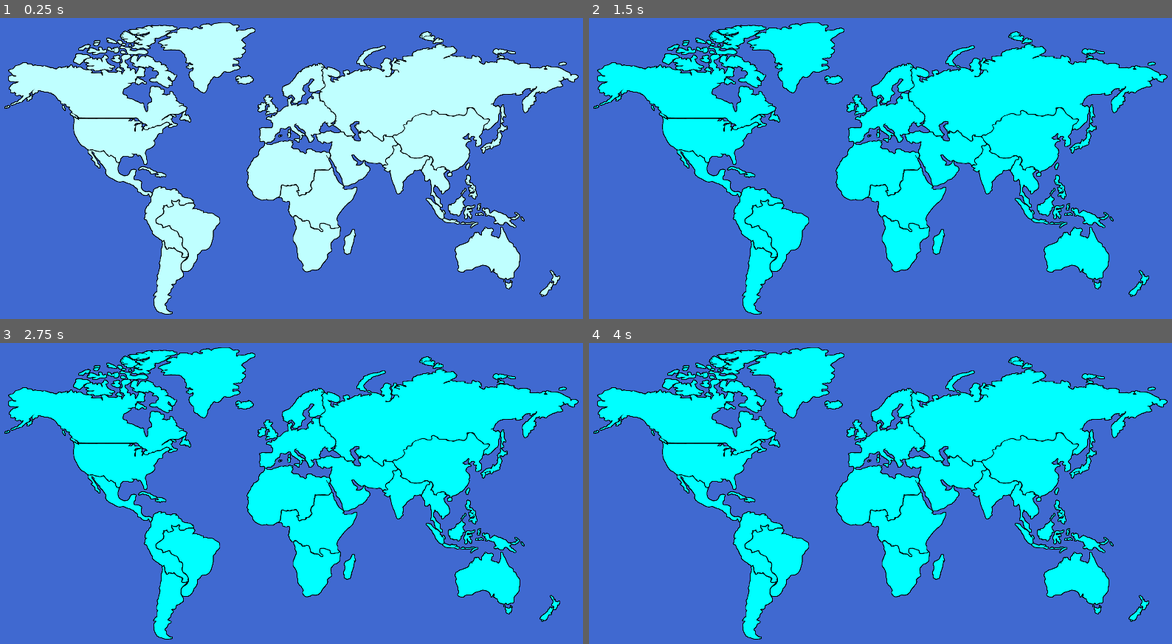
Above: before the commit, frames 1-4 (two rows, left to right).
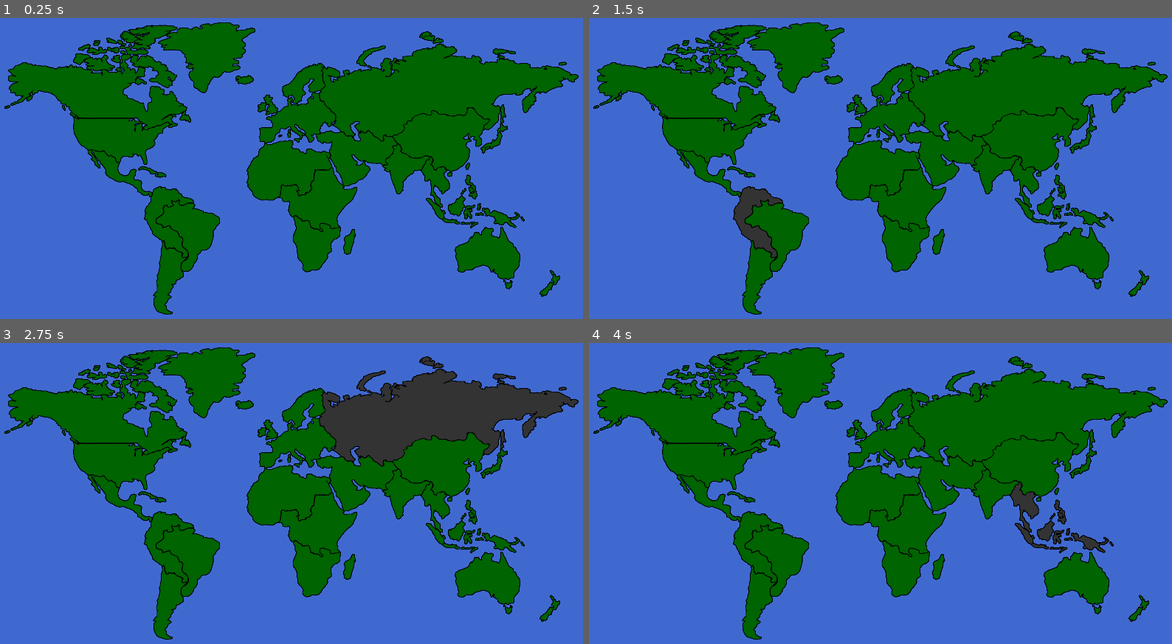
Above: after the commit, the same moments.

Repository: Niwatori401/PandemicGame
Game: Godot game, scene res://Scene/map_1.tscn
Same seed, same stepped clock (60 frames per second), same inputs: the game is played once before the commit and once after it. Before the commit the project has no main scene; this scene is started directly in both runs.
Inputs (mouse positions are in pixels of both pictures, inside the frame that each line leads up to):
- Up to frame 1 (0.25 s): no input
- Up to frame 2 (1.5 s): move the mouse to (1008, 156) at 0.52 s; tap Enter at 1.25 s; move the mouse to (763, 189) at 1.27 s
- Up to frame 3 (2.75 s): tap Space at 2 s; move the mouse to (349, 427) at 2.02 s
- Up to frame 4 (4 s): tap Enter at 2.75 s; move the mouse to (851, 565) at 2.77 s; tap Space at 3.5 s; move the mouse to (1055, 550) at 3.52 s

The runs differ from the first frame. In frame 1, 30% of the frame differs, in the area x 0-100%, y 1-99%; in frame 2, 30%; in frame 3, 30%; in frame 4, 30%.

Commit message:
Add region hitboxes and highlighting

Diff:
--- a/Scene/region.tscn
+++ b/Scene/region.tscn
@@ -8,3 +8,9 @@
 [node name="CountrySprite" type="Sprite2D" parent="."]
 position = Vector2(576, 324)
 scale = Vector2(0.6, 0.6)
+
+[node name="Hitbox" type="Area2D" parent="CountrySprite"]
+
+[connection signal="area_entered" from="CountrySprite/Hitbox" to="." method="_on_hitbox_area_entered"]
+[connection signal="mouse_entered" from="CountrySprite/Hitbox" to="." method="_on_hitbox_mouse_entered"]
+[connection signal="mouse_exited" from="CountrySprite/Hitbox" to="." method="_on_hitbox_mouse_exited"]
--- a/Src/region.gd
+++ b/Src/region.gd
@@ -1,6 +1,11 @@
 extends Node
 
 @export var region_graphic: Texture2D;
+@export var starting_color: Color = Color.DARK_GREEN;
+@export var highlight_color: Color = Color(.2,.2,.2,1);
+var should_be_highlighted: bool = false;
+@export var ending_color: Color;
+var current_color: Color = starting_color;
 
 @export var region_name: String;
 @export var healthy_population: int;
@@ -18,9 +23,31 @@
 
 func _ready():
 	$CountrySprite.set_texture(region_graphic);
+	$CountrySprite.set_modulate(starting_color);
+	var bitmap = BitMap.new();
+	var image = region_graphic.get_image()
+
+
+	bitmap.create_from_image_alpha(image);
+
+	# Make second argument smaller for more detailed polygons.
+	var shapes = bitmap.opaque_to_polygons(Rect2(Vector2(), bitmap.get_size()), 1);
+
+	for shape in shapes:
+		var new_collision_polygon = CollisionPolygon2D.new();
+		new_collision_polygon.visible = false;
+
+		# These need offset; not sure why.
+		for i in range(shape.size()):
+			shape[i][0] -= 960
+			shape[i][1] -= 539
+
+		new_collision_polygon.polygon = shape;
+		$CountrySprite/Hitbox.add_child(new_collision_polygon);
+
+
 
 func _process(delta):
-	$CountrySprite.modulate.r -= delta;
 	pass
 
 func get_external_spread_factor():
@@ -30,3 +57,11 @@
 
 func get_total_population():
 	return self.dead_population + self.healthy_population + self.infected_population
+
+
+func _on_hitbox_mouse_entered():
+	$CountrySprite.set_modulate(self.highlight_color);
+
+
+func _on_hitbox_mouse_exited():
+	$CountrySprite.set_modulate(self.current_color);
--- a/project.godot
+++ b/project.godot
@@ -11,6 +11,7 @@
 [application]
 
 config/name="PandemicGame"
+run/main_scene="res://Scene/map_1.tscn"
 config/features=PackedStringArray("4.1", "Forward Plus")
 config/icon="res://icon.svg"
 
Not shown, added: .gitattributes
